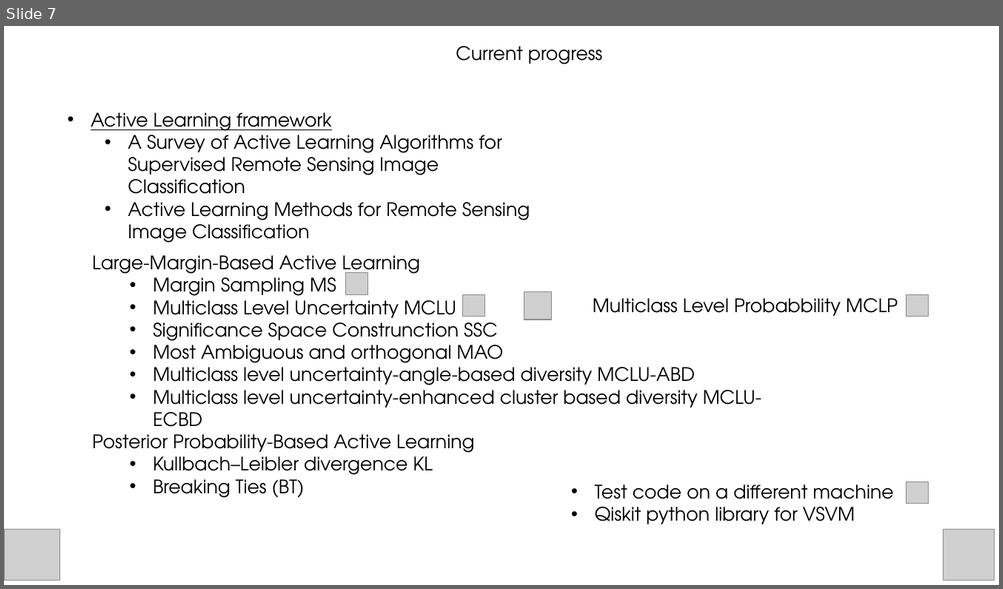
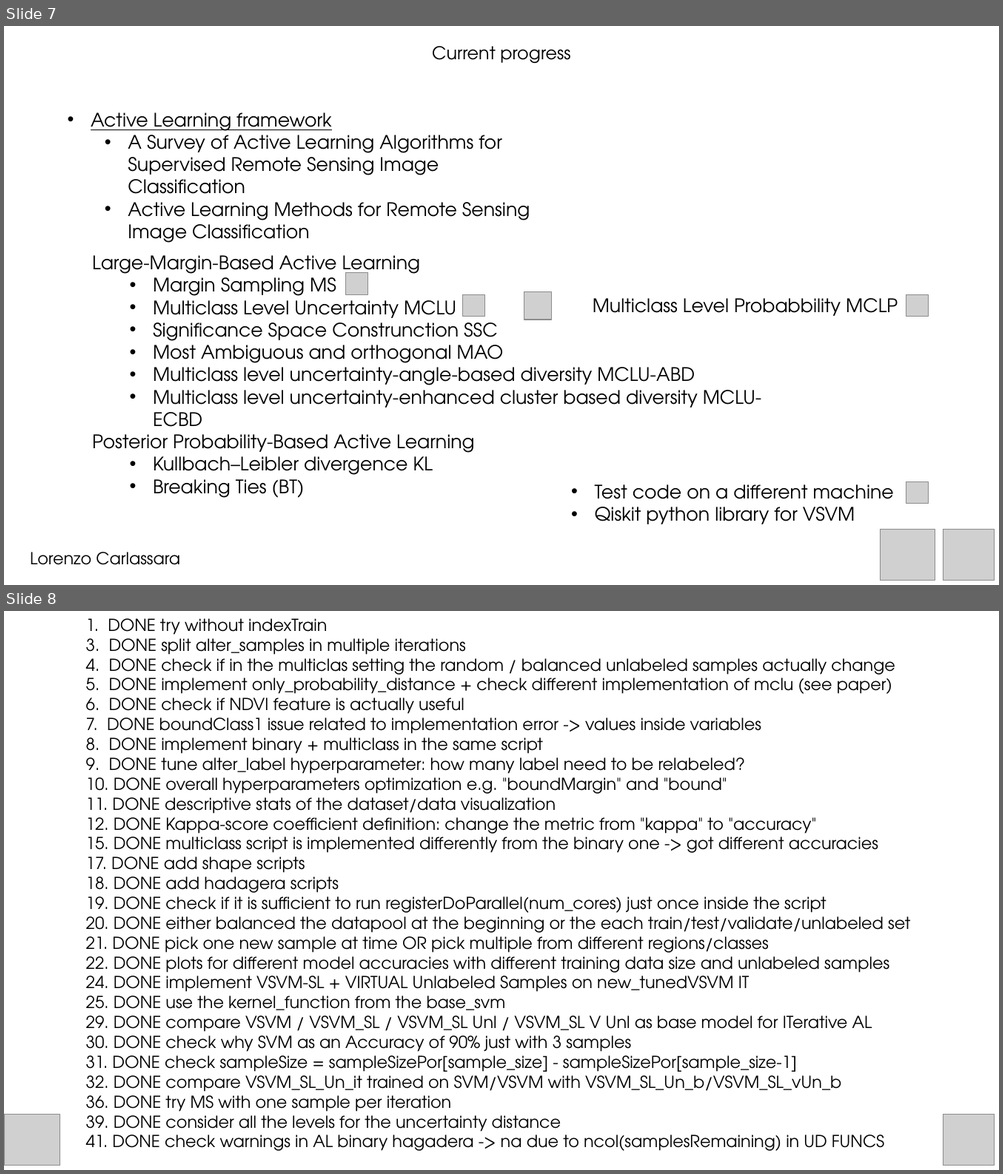
Before and after one commit to carls31/active-learning-virtual-SVM, a slide deck: presentation_CARLASSARA_10601118.pptx. Shown one above the other, each under a label of ours: slide 7 before the commit, slides 7 and 8 after it. The pictures are 1003x589 and 1003x1174 pixels, drawn with LibreOffice and Linux fonts; fonts in the diff are those of the drawing; grey boxes stand for pictures. Boxes give left, top, right and bottom in pixels: in the first picture for what was removed or moved away, otherwise in the second. Text is boxed around its words. In the diff, an @@ line names an element or a change of style, - is before the commit and + after.

```diff
--- a/presentation_CARLASSARA_10601118.pptx
+++ b/presentation_CARLASSARA_10601118.pptx
@@ slide 8 added at [4, 611, 999, 1170], background #FFFFFF @@
@@ text added at [86, 618, 910, 1151], 16 pt, text #000000 @@
+1. DONE try without indexTrain
+3. DONE split alter_samples in multiple iterations
+4. DONE check if in the multiclas setting the random / balanced unlabeled samples actually change
+5. DONE implement only_probability_distance + check different implementation of mclu (see paper)
+6. DONE check if NDVI feature is actually useful
+7. DONE boundClass1 issue related to implementation error -> values inside variables
+8. DONE implement binary + multiclass in the same script
+9. DONE tune alter_label hyperparameter: how many label need to be relabeled?
+10. DONE overall hyperparameters optimization e.g. "boundMargin" and "bound"
+11. DONE descriptive stats of the dataset/data visualization
+12. DONE Kappa-score coefficient definition: change the metric from "kappa" to "accuracy"
+15. DONE multiclass script is implemented differently from the binary one -> got different accuracies
+17. DONE add shape scripts
+18. DONE add hadagera scripts
+19. DONE check if it is sufficient to run registerDoParallel(num_cores) just once inside the script
+20. DONE either balanced the datapool at the beginning or the each train/test/validate/unlabeled set
+21. DONE pick one new sample at time OR pick multiple from different regions/classes
+22. DONE plots for different model accuracies with different training data size and unlabeled samples
+24. DONE implement VSVM-SL + VIRTUAL Unlabeled Samples on new_tunedVSVM IT
+25. DONE use the kernel_function from the base_svm
+29. DONE compare VSVM / VSVM_SL / VSVM_SL Unl / VSVM_SL V Unl as base model for ITerative AL
+30. DONE check why SVM as an Accuracy of 90% just with 3 samples
+31. DONE check sampleSize = sampleSizePor[sample_size] - sampleSizePor[sample_size-1]
+32. DONE compare VSVM_SL_Un_it trained on SVM/VSVM with VSVM_SL_Un_b/VSVM_SL_vUn_b
+36. DONE try MS with one sample per iteration
+39. DONE consider all the levels for the uncertainty distance
+41. DONE check warnings in AL binary hagadera -> na due to ncol(samplesRemaining) in UD FUNCS
@@ picture added at [5, 1115, 60, 1166] @@
@@ picture added at [942, 1115, 994, 1166] @@
@@ slide 7 changed as well @@
@@ text "Current progress": place and size @@
-text "Current progress" at [455, 46, 603, 64]
+text "Current progress" at [432, 46, 570, 63]
@@ text "Current progress" at [432, 46, 570, 63]: size 18 to 17 pt; alignment left to centre @@
@@ picture: place and size @@
-picture at [5, 530, 60, 581]
+picture at [880, 530, 935, 581]
@@ text added at [30, 552, 180, 565], 16 pt, text #000000 @@
+Lorenzo Carlassara
```
Also in this commit, not shown: 9 other slides changed, 1 slide removed, 2 other files.
